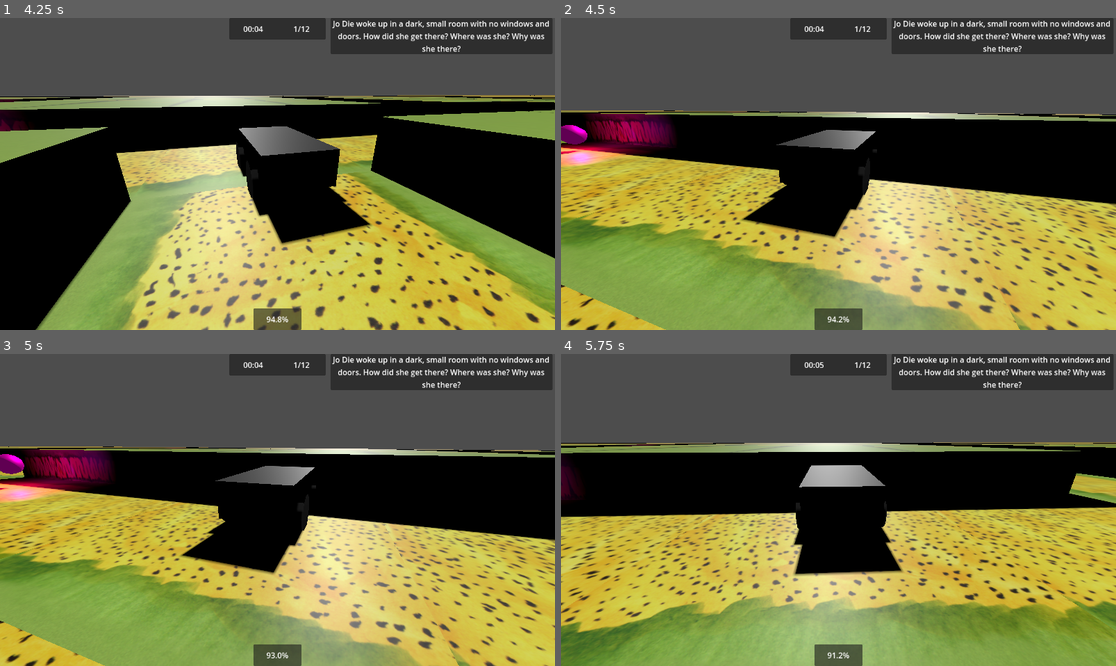
Above: before the commit, frames 1-4 (two rows, left to right).
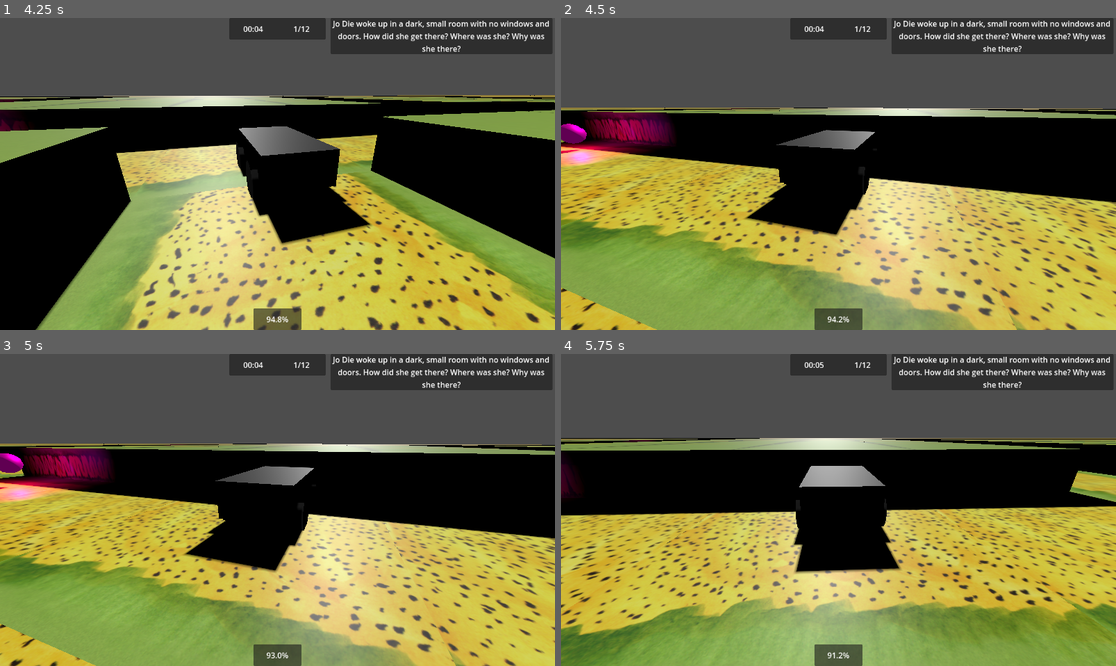
Above: after the commit, the same moments.

Repository: MilanVasko/ludum-dare-54
Game: Godot game, scene res://main.tscn
Two runs of this game, one before a commit and one after it. Both use one fixed random seed, a clock stepped at 60 frames per second and the inputs below. Sound files missing from this copy of the repository are replaced by a short silence.
Inputs (mouse positions are in pixels of both pictures, inside the frame that each line leads up to):
- Up to frame 1 (4.25 s): move the mouse to (305, 174) at 0.52 s; hold W (forward) from 0.53 s (still down); move the mouse to (249, 174) at 1.27 s; move the mouse to (288, 167) at 2.02 s; move the mouse to (271, 180) at 2.77 s; move the mouse to (316, 177) at 3.52 s
- Up to frame 2 (4.5 s): keep holding W (forward); move the mouse to (794, 170) at 4.27 s
- Up to frame 3 (5 s): keep holding W (forward)
- Up to frame 4 (5.75 s): keep holding W (forward); move the mouse to (844, 510) at 5.02 s

Frame 1 is identical in both runs. In frame 2, 9.6% of the frame differs, in the area x 0-100%, y 28-100%; in frame 3, 9.6%; in frame 4, 9.8%, in the area x 0-100%, y 26-100%.

Commit message:
Replace concave polygon shape with box shape

Diff:
--- a/tiles.tres
+++ b/tiles.tres
@@ -50,11 +50,11 @@
 "width": 64
 }
 
-[sub_resource type="ImageTexture" id="ImageTexture_k4x0k"]
-image = SubResource("Image_6vcg1")
+[sub_resource type="ImageTexture" id="ImageTexture_ccain"]
+image = SubResource("Image_mq8xr")
 
-[sub_resource type="ConcavePolygonShape3D" id="ConcavePolygonShape3D_n5ple"]
-data = PackedVector3Array(1, 0.5, -1, -1, 0.5, 1, -1, 0.5, -1, 1, 0.5, -1, 1, 0.5, 1, -1, 0.5, 1, -1, 0, -1, -1, 0.5, 1, -1, 0, 1, -1, 0, -1, -1, 0.5, -1, -1, 0.5, 1, -1, 0, 1, 1, 0.5, 1, 1, 0, 1, -1, 0, 1, -1, 0.5, 1, 1, 0.5, 1, 1, 0, -1, -1, 0.5, -1, -1, 0, -1, 1, 0, -1, 1, 0.5, -1, -1, 0.5, -1, 1, 0, 1, 1, 0.5, -1, 1, 0, -1, 1, 0, 1, 1, 0.5, 1, 1, 0.5, -1)
+[sub_resource type="BoxShape3D" id="BoxShape3D_8rfp0"]
+size = Vector3(2, 0.5, 2)
 
 [sub_resource type="StandardMaterial3D" id="StandardMaterial3D_mvxj8"]
 resource_name = "Tiles"
@@ -154,31 +154,31 @@
 "width": 64
 }
 
-[sub_resource type="ImageTexture" id="ImageTexture_am0wf"]
-image = SubResource("Image_c0buy")
+[sub_resource type="ImageTexture" id="ImageTexture_nj65n"]
+image = SubResource("Image_gbucu")
 
 [sub_resource type="BoxShape3D" id="BoxShape3D_552cv"]
 size = Vector3(2, 1, 2)
 
 [resource]
 item/0/name = "tile_cliff"
-item/0/mesh = SubResource("ArrayMesh_8wu34")
+item/0/mesh = SubResource("ArrayMesh_ys73v")
 item/0/mesh_transform = Transform3D(1, 0, 0, 0, 1, 0, 0, 0, 1, 0, 0, 0)
-item/0/shapes = [SubResource("ConcavePolygonShape3D_n5ple"), Transform3D(1, 0, 0, 0, 1, 0, 0, 0, 1, 0, 0, 0)]
+item/0/shapes = [SubResource("BoxShape3D_8rfp0"), Transform3D(1, 0, 0, 0, 1, 0, 0, 0, 1, 0, 0.25, 0)]
 item/0/navigation_mesh_transform = Transform3D(1, 0, 0, 0, 1, 0, 0, 0, 1, 0, 0, 0)
 item/0/navigation_layers = 1
-item/0/preview = SubResource("ImageTexture_k4x0k")
+item/0/preview = SubResource("ImageTexture_ccain")
 item/1/name = "tile_path"
-item/1/mesh = SubResource("ArrayMesh_bnk5j")
+item/1/mesh = SubResource("ArrayMesh_74vtg")
 item/1/mesh_transform = Transform3D(1, 0, 0, 0, 1, 0, 0, 0, 1, 0, 0, 0)
 item/1/shapes = [SubResource("BoxShape3D_ffmlj"), Transform3D(1, 0, 0, 0, 1, 0, 0, 0, 1, 0, -0.5, 0)]
 item/1/navigation_mesh_transform = Transform3D(1, 0, 0, 0, 1, 0, 0, 0, 1, 0, 0, 0)
 item/1/navigation_layers = 1
-item/1/preview = SubResource("ImageTexture_10ndj")
+item/1/preview = SubResource("ImageTexture_oe888")
 item/2/name = "tile_path_corner"
-item/2/mesh = SubResource("ArrayMesh_kyfuv")
+item/2/mesh = SubResource("ArrayMesh_0wmrx")
 item/2/mesh_transform = Transform3D(1, 0, 0, 0, 1, 0, 0, 0, 1, 0, 0, 0)
 item/2/shapes = [SubResource("BoxShape3D_552cv"), Transform3D(1, 0, 0, 0, 1, 0, 0, 0, 1, 0, -0.5, 0)]
 item/2/navigation_mesh_transform = Transform3D(1, 0, 0, 0, 1, 0, 0, 0, 1, 0, 0, 0)
 item/2/navigation_layers = 1
-item/2/preview = SubResource("ImageTexture_am0wf")
+item/2/preview = SubResource("ImageTexture_nj65n")
--- a/tiles.tscn
+++ b/tiles.tscn
@@ -4,8 +4,8 @@
 [ext_resource type="ArrayMesh" uid="uid://e0vbpn2mwuai" path="res://tile_path.res" id="2_nj5po"]
 [ext_resource type="ArrayMesh" uid="uid://dxdhxisclswjv" path="res://tile_path_corner.res" id="3_kqwvo"]
 
-[sub_resource type="ConcavePolygonShape3D" id="ConcavePolygonShape3D_n5ple"]
-data = PackedVector3Array(1, 0.5, -1, -1, 0.5, 1, -1, 0.5, -1, 1, 0.5, -1, 1, 0.5, 1, -1, 0.5, 1, -1, 0, -1, -1, 0.5, 1, -1, 0, 1, -1, 0, -1, -1, 0.5, -1, -1, 0.5, 1, -1, 0, 1, 1, 0.5, 1, 1, 0, 1, -1, 0, 1, -1, 0.5, 1, 1, 0.5, 1, 1, 0, -1, -1, 0.5, -1, -1, 0, -1, 1, 0, -1, 1, 0.5, -1, -1, 0.5, -1, 1, 0, 1, 1, 0.5, -1, 1, 0, -1, 1, 0, 1, 1, 0.5, 1, 1, 0.5, -1)
+[sub_resource type="BoxShape3D" id="BoxShape3D_8rfp0"]
+size = Vector3(2, 0.5, 2)
 
 [sub_resource type="BoxShape3D" id="BoxShape3D_ffmlj"]
 size = Vector3(2, 1, 2)
@@ -22,7 +22,8 @@
 [node name="body" type="StaticBody3D" parent="tile_cliff"]
 
 [node name="collision" type="CollisionShape3D" parent="tile_cliff/body"]
-shape = SubResource("ConcavePolygonShape3D_n5ple")
+transform = Transform3D(1, 0, 0, 0, 1, 0, 0, 0, 1, 0, 0.25, 0)
+shape = SubResource("BoxShape3D_8rfp0")
 
 [node name="tile_path" type="MeshInstance3D" parent="."]
 transform = Transform3D(2.00128, 0, 0, 0, 2.00128, 0, 0, 0, 2.00128, -2, 0, 0)
Not shown: 7 places in tiles.tres that only renumber resources
